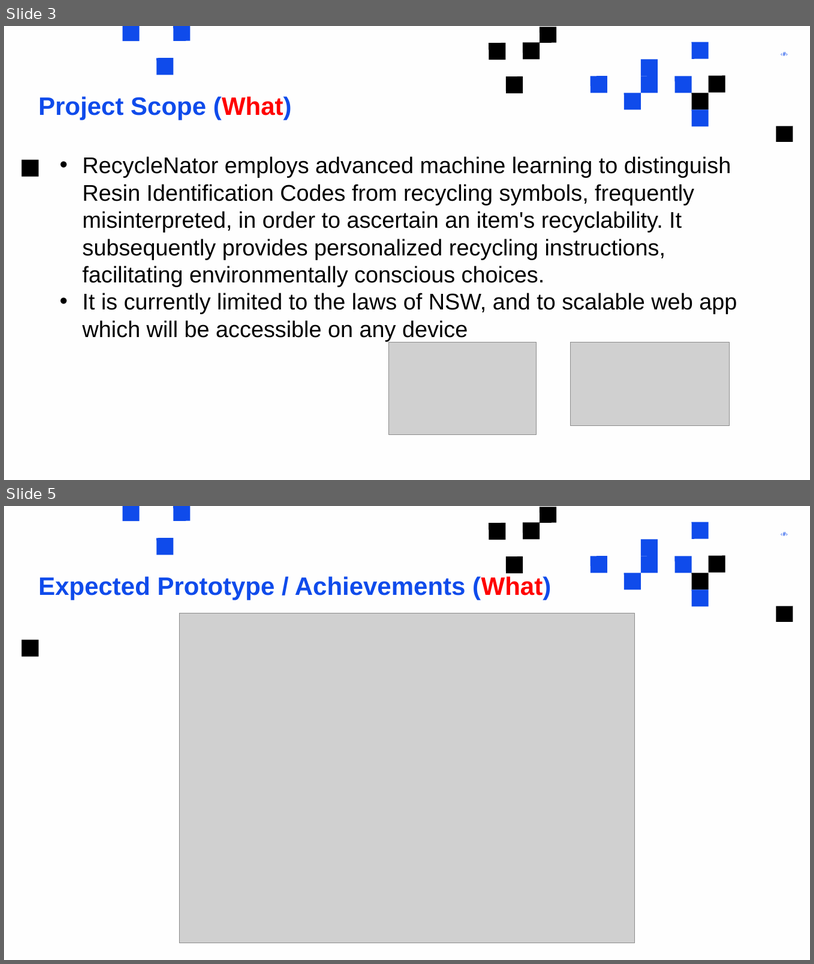
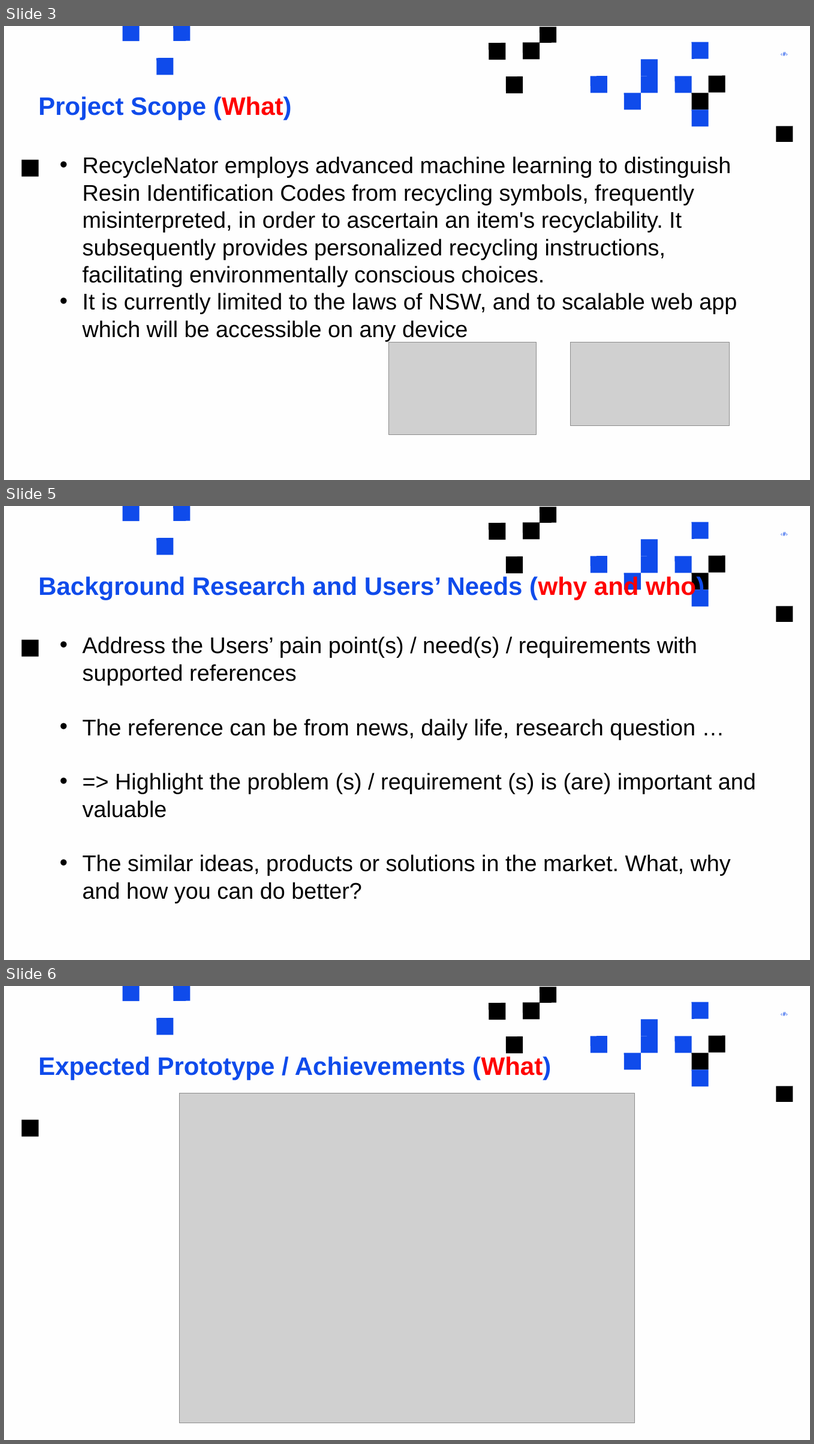
Before and after one commit to rupali-p/recycling-app, a slide deck: administration/rupali/Rupali Project Pitch.pptx. Shown one above the other, each under a label of ours: slides 3 and 5 before the commit, slides 3, 5 and 6 after it; the slides between them are not shown. The pictures are 814x964 and 814x1444 pixels, drawn with LibreOffice and Linux fonts; fonts in the diff are those of the drawing; grey boxes stand for pictures. Boxes give left, top, right and bottom in pixels: in the first picture for what was removed or moved away, otherwise in the second. Text is boxed around its words. In the diff, an @@ line names an element or a change of style, - is before the commit and + after.

Commit message:
updated backgrounds slide

```diff
--- a/administration/rupali/Rupali Project Pitch.pptx
+++ b/administration/rupali/Rupali Project Pitch.pptx
@@ slide 5 added at <box>4,506,810,960</box>, background #FEFEFE; not listed: 23 template elements that a slide beside it also shows @@
@@ title added at <box>38,575,705,600</box>, 60 pt, text #0F4BEB, bold @@
+Background Research and Users’ Needs (why and who)
@@ text added at <box>83,636,756,903</box>, 54 pt, text #000000 @@
+                • Address the Users’ pain point(s) / need(s) / requirements with supported references
+                • The reference can be from news, daily life, research question …
+                • => Highlight the problem (s) / requirement (s) is (are) important and valuable
+                • The similar ideas, products or solutions in the market. What, why and how you can do better?
@@ what was slide 5 is now slide 6 @@
```
Also in this commit, not shown: 1 other slide added, 1 slide removed.
